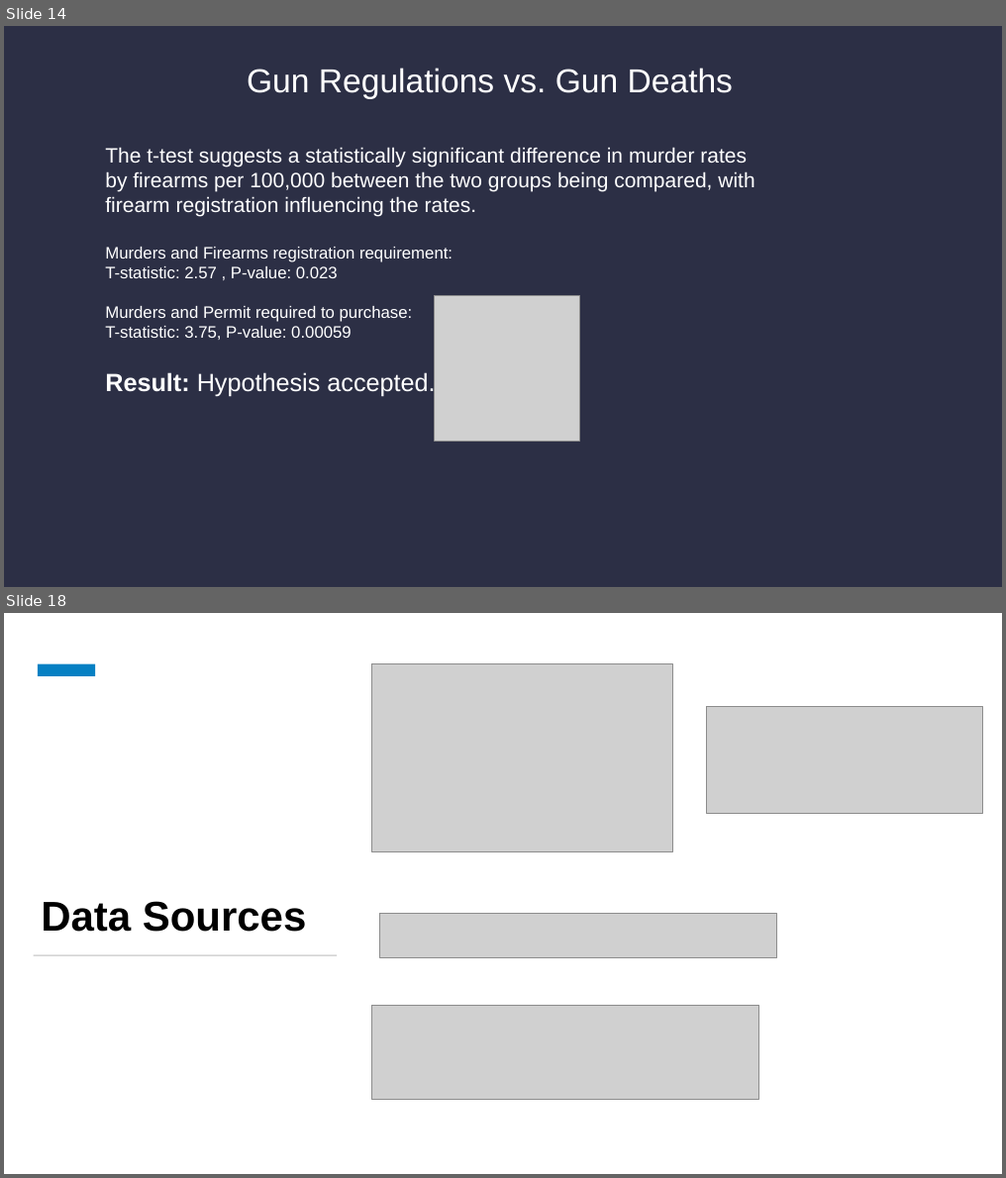
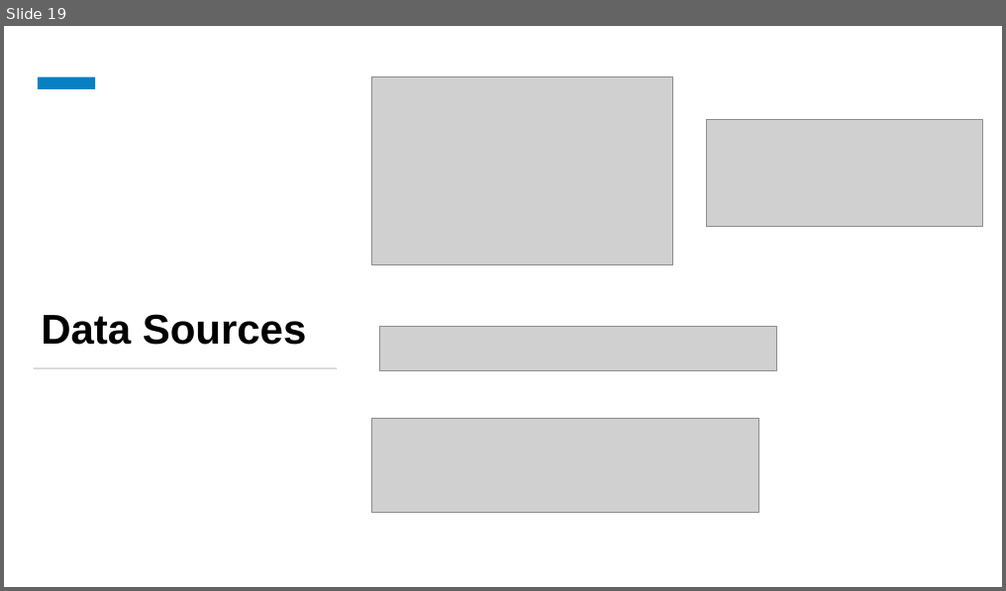
Before and after one commit to dustinhwhite/EDA-Project, a slide deck: Presentacion.pptx. Shown one above the other, each under a label of ours: slides 14 and 18 before the commit, slide 19 after it; the slides between them are not shown. The pictures are 1006x1178 and 1006x591 pixels, drawn with LibreOffice and Linux fonts; fonts in the diff are those of the drawing; grey boxes stand for pictures. Boxes give left, top, right and bottom in pixels: in the first picture for what was removed or moved away, otherwise in the second. Text is boxed around its words. In the diff, an @@ line names an element or a change of style, - is before the commit and + after.

```diff
--- a/Presentacion.pptx
+++ b/Presentacion.pptx
@@ slide 14 removed at (x1=4, y1=26, x2=1002, y2=587), background #2C2F45 @@
@@ text removed at (x1=247, y1=68, x2=733, y2=99) @@
-Gun Regulations vs. Gun Deaths
@@ text removed at (x1=105, y1=147, x2=754, y2=397) @@
-The t-test suggests a statistically significant difference in murder rates by firearms per 100,000 between the two groups being compared, with firearm registration influencing the rates.
-Murders and Firearms registration requirement:
-T-statistic: 2.57 , P-value: 0.023
-Murders and Permit required to purchase:
-T-statistic: 3.75, P-value: 0.00059
-Result: Hypothesis accepted.
@@ picture removed at (x1=435, y1=296, x2=580, y2=442) @@
@@ what was slide 18 is now slide 19 @@
```
Also in this commit, not shown: 5 slides changed, 2 slides added, 3 other files.
